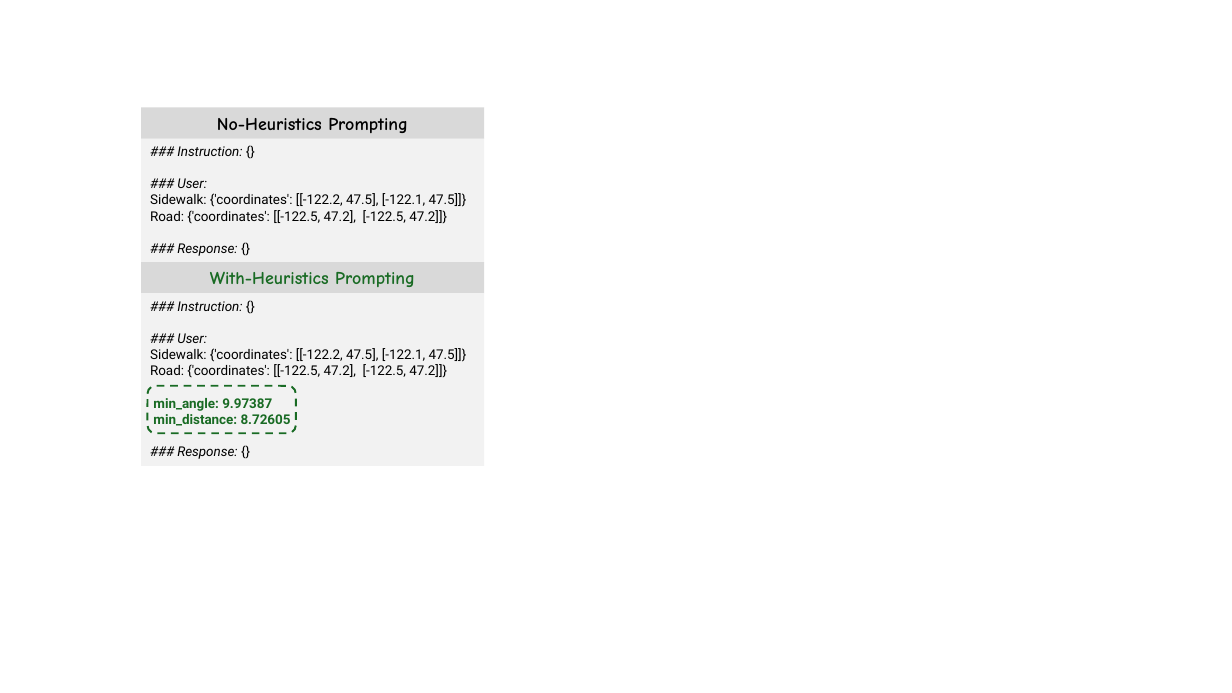
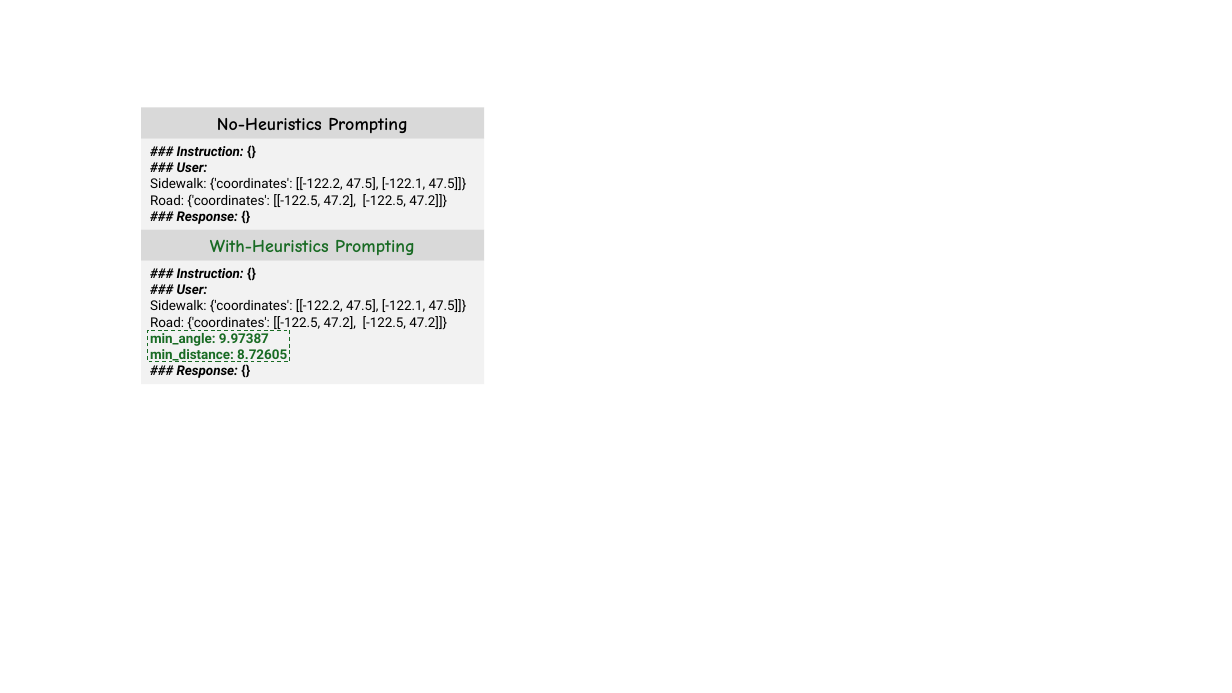
Before and after one commit to BeanHam/2024-spatial-data-integration, a slide deck: slide 2 of misc/visualizations.pptx. Drawn at 1232x693 pixels with LibreOffice and Linux fonts; fonts in the diff are those of the drawing. Boxes give left, top, right and bottom in pixels: in the first picture for what was removed or moved away, otherwise in the second. Text is boxed around its words. In the diff, an @@ line names an element or a change of style, - is before the commit and + after.

```diff
--- a/misc/visualizations.pptx
+++ b/misc/visualizations.pptx
@@ rectangle "### Instruction: {}": place and size @@
-rectangle "### Instruction: {}" at (141,139,484,262)
+rectangle "### Instruction: {}" at (141,139,484,229)
@@ text in rectangle at (177,146,244,224): bold on in "### Instruction: {}", "### User:", "### Response: {}" @@
@@ rectangle "With-Heuristics Prompting": place and size @@
-rectangle "With-Heuristics Prompting" at (141,262,484,294)
+rectangle "With-Heuristics Prompting" at (141,229,484,261)
@@ rectangle "### Instruction: {}": place and size @@
-rectangle "### Instruction: {}" at (141,293,484,466)
+rectangle "### Instruction: {}" at (141,261,484,384)
@@ text in rectangle at (177,268,244,378): bold on in "### Instruction: {}", "### User:", "### Response: {}" @@
@@ rectangle added at (148,330,290,361), outline #196B24 0.75 pt dashed @@
@@ rounded rectangle removed at (148,386,297,433) @@
```
Also in this commit, not shown: 1 other slide changed, 4 other files.
